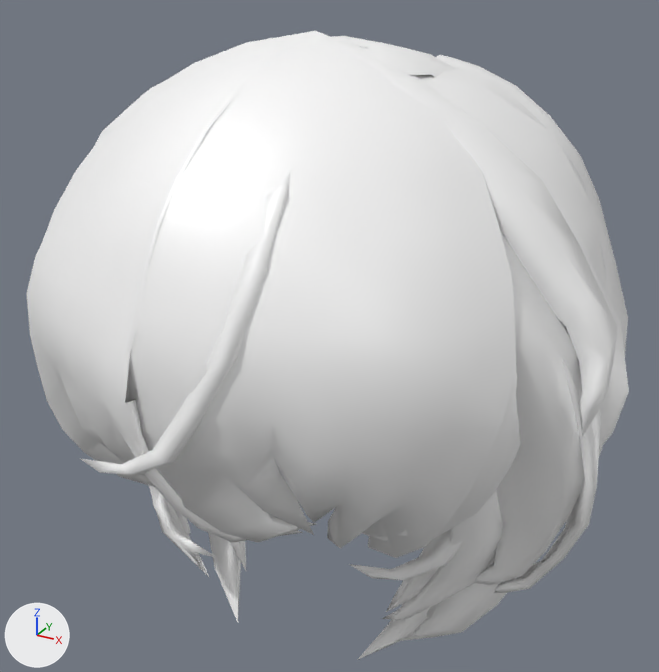
The FBX model BondageClub/Assets/3D/HairFront/HairFront4.fbx as it was, and as the next commit left it.
The view is the same before and after, from a 50 mm camera at (0.201, -0.363, 1.672) aimed at (0.008, -0.013, 1.497). Every picture has the same lights, and +X, +Y and +Z are marked at lower left. Where no turn or scale is listed for an object, it has been applied to the vertices.

The first picture shows 'HairFront4_mesh'.
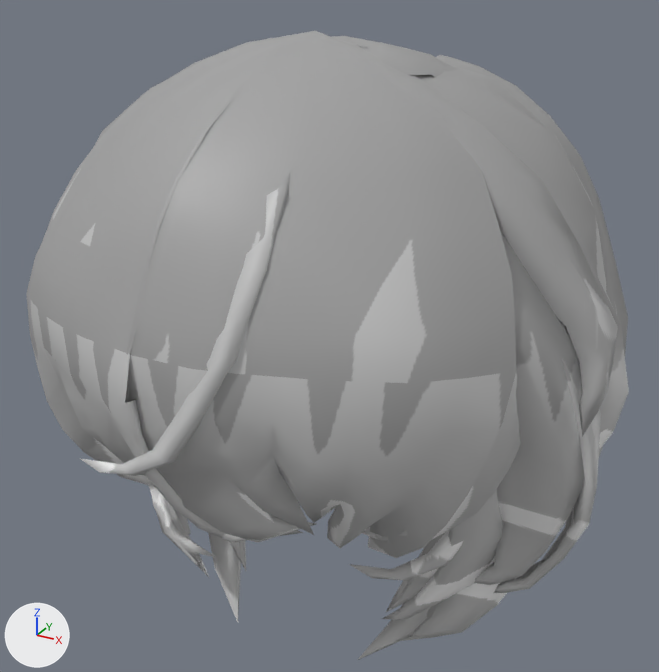
The change, as a diff of the scene's bpy script:
```diff
--- a/BondageClub/Assets/3D/HairFront/HairFront4.fbx.py
+++ b/BondageClub/Assets/3D/HairFront/HairFront4.fbx.py
@@ img_hairfronttexture3_bmp @@
+img_hairfronttexture3_bmp = load_image('HairFronttexture3.bmp', '_unpacked/HairFronttexture3.bmp', 256, 256, 'sRGB')
@@ mat_mesh3 @@
 mat_mesh3 = principled_material('Mesh3')
-mat_mesh3.base_color = (1.0, 1.0, 1.0)  # white #ffffff
-mat_mesh3.metallic = 0.141
-mat_mesh3.roughness = 0.515
+mat_mesh3.texture = img_hairfronttexture3_bmp
```

Changed parts and their boxes (x1, y1, x2, y2) in the pictures (659 x 672 px):
'HairFront4_mesh', surface changed (white to grey): (27, 31, 629, 660) in both
